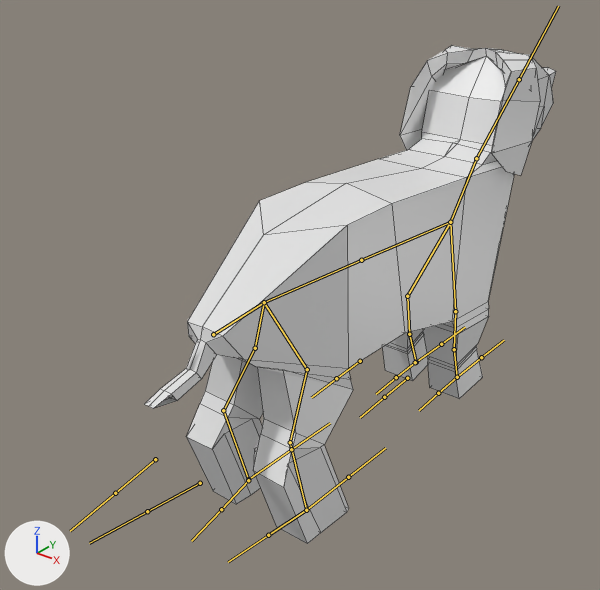
The FBX model DogeGame/Assets/DogePlayer/animateddog.fbx, before and after one commit.
Both versions are drawn from a camera (50 mm lens) standing at (2.37, -5.92, 3.1) and looking at (-0.37, -2.5, 0.98). The axes (+X, +Y, +Z) are drawn at lower left. The lights are the same throughout. The bones that bend it are drawn over the model as lines. Mesh edges are drawn as thin lines.
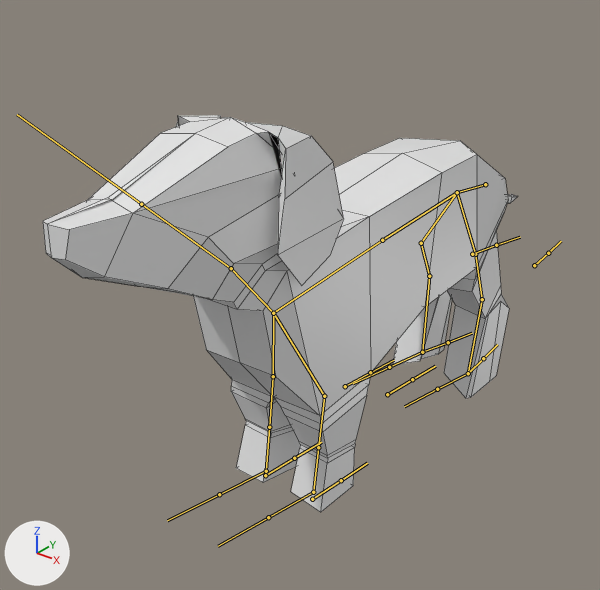
The newer file adds an action. The first version stands in its rest pose; the second is drawn at frame 6 of the action 'Turn'.

The edits, one by one:
Bone 'root' (bone_root) moves from (0.0, 0.0, 0.0) to (0.53, 7.57, -0.06).
Bone 'root' (bone_root) turns from (0, 0, 0) to (-176, 0, -9) degrees about its own x, y and z.
Bone 'spine1' (bone_spine1) turns from (0, 0, 0) to (-2, -1, -2) degrees about its own x, y and z.
Bone 'spine2' (bone_spine2) turns from (0, 0, 0) to (-3, 3, 1) degrees about its own x, y and z.
Bone 'head' (bone_head) turns from (0, 0, 0) to (0, 0, 4) degrees about its own x, y and z.
Bone 'UpperArm.R' (bone_upperarm_r) turns from (0, 0, 0) to (0, 6, 3) degrees about its own x, y and z.
Bone 'LowerArm.R' (bone_lowerarm_r) turns from (0, 0, 0) to (1, 0, -12) degrees about its own x, y and z.
Bone 'LowerArm.R.001' (bone_lowerarm_r_001) turns from (0, 0, 0) to (-2, 3, 18) degrees about its own x, y and z.
Bone 'UpperArm.L' (bone_upperarm_l) turns from (0, 0, 0) to (0, 5, -2) degrees about its own x, y and z.
Bone 'LowerArm.L' (bone_lowerarm_l) turns from (0, 0, 0) to (1, 0, 12) degrees about its own x, y and z.
Bone 'LowerArm.L.001' (bone_lowerarm_l_001) turns from (0, 0, 0) to (1, -8, -19) degrees about its own x, y and z.
Bone 'UpperLeg.R' (bone_upperleg_r) turns from (0, 0, 0) to (-3, -5, 4) degrees about its own x, y and z.
Bone 'LowerLeg.R' (bone_lowerleg_r) turns from (0, 0, 0) to (1, 0, -7) degrees about its own x, y and z.
Bone 'LowerLeg.R.001' (bone_lowerleg_r_001) turns from (0, 0, 0) to (4, 21, 14) degrees about its own x, y and z.
Bone 'LegShoulder.L' (bone_legshoulder_l) turns from (0, 0, 0) to (-1, 3, 10) degrees about its own x, y and z.
Bone 'UpperLeg.L' (bone_upperleg_l) turns from (0, 0, 0) to (-14, 5, -21) degrees about its own x, y and z.
Bone 'LowerLeg.L' (bone_lowerleg_l) turns from (0, 0, 0) to (6, -1, 27) degrees about its own x, y and z.
Bone 'LowerLeg.L.001' (bone_lowerleg_l_001) turns from (0, 0, 0) to (2, -25, -21) degrees about its own x, y and z.
Bone 'IKTarget2.R' (bone_iktarget2_r) moves from (0.0, 0.0, 0.0) to (-0.68, -5.05, -1.81).
Bone 'IKTarget2.R' (bone_iktarget2_r) turns from (0, 0, 0) to (174, 29, -6) degrees about its own x, y and z.
Bone 'IKLegPole.R' (bone_iklegpole_r) moves from (0.0, 0.0, 0.0) to (-0.19, -9.0, -2.39).
Bone 'IKLegPole.R' (bone_iklegpole_r) turns from (0, 0, 0) to (175, 1, 0) degrees about its own x, y and z.
Bone 'IKTarget2.L' (bone_iktarget2_l) moves from (0.0, 0.0, 0.0) to (0.69, -4.96, -1.79).
Bone 'IKTarget2.L' (bone_iktarget2_l) turns from (0, 0, 0) to (-176, -29, 4) degrees about its own x, y and z.
Bone 'IKLegPole.L' (bone_iklegpole_l) moves from (0.0, 0.0, 0.0) to (0.04, -8.93, -2.56).
Bone 'IKLegPole.L' (bone_iklegpole_l) turns from (0, 0, 0) to (-175, -1, 0) degrees about its own x, y and z.

Pixel boxes [x1, y1, x2, y2] of what changed, in the pictures (600 x 590 px):
'Cube', posed (16% wider, 20% shorter)
    before: [145, 45, 556, 544]
    after: [43, 115, 518, 512]
bone 'root', root to tip
    before: (213, 334) to (264, 302)
    after: (485, 184) to (457, 192)
bone 'spine1', root to tip
    before: (264, 302) to (361, 260)
    after: (457, 192) to (382, 240)
bone 'spine2', root to tip
    before: (361, 260) to (450, 222)
    after: (382, 240) to (273, 313)
bone 'head', root to tip
    before: (476, 158) to (519, 79)
    after: (231, 268) to (141, 204)
bone 'UpperArm.R', root to tip
    before: (455, 311) to (454, 349)
    after: (273, 376) to (269, 427)
bone 'LowerArm.R', root to tip
    before: (454, 349) to (457, 377)
    after: (269, 427) to (266, 471)
bone 'LowerArm.R.001', root to tip
    before: (457, 377) to (481, 357)
    after: (266, 471) to (219, 494)
bone 'UpperArm.L', root to tip
    before: (407, 296) to (409, 334)
    after: (324, 396) to (318, 447)
bone 'LowerArm.L', root to tip
    before: (409, 334) to (416, 362)
    after: (318, 447) to (313, 492)
bone 'LowerArm.L.001', root to tip
    before: (416, 362) to (441, 344)
    after: (313, 492) to (268, 517)
bone 'UpperLeg.R', root to tip
    before: (307, 369) to (290, 442)
    after: (421, 243) to (429, 276)
bone 'LowerLeg.R', root to tip
    before: (290, 442) to (306, 510)
    after: (429, 276) to (422, 352)
bone 'LowerLeg.R.001', root to tip
    before: (306, 510) to (348, 477)
    after: (422, 352) to (389, 367)
bone 'LegShoulder.L', root to tip
    before: (264, 302) to (255, 348)
    after: (457, 192) to (475, 254)
bone 'UpperLeg.L', root to tip
    before: (255, 348) to (223, 410)
    after: (475, 254) to (482, 299)
bone 'LowerLeg.L', root to tip
    before: (223, 410) to (248, 479)
    after: (482, 299) to (468, 373)
bone 'LowerLeg.L.001', root to tip
    before: (248, 479) to (291, 449)
    after: (468, 373) to (437, 389)
bone 'IKTarget2.R', root to tip
    before: (306, 510) to (268, 535)
    after: (422, 352) to (448, 342)
bone 'IKLegPole.R', root to tip
    before: (200, 483) to (147, 511)
    after: (472, 254) to (496, 245)
bone 'IKTarget2.L', root to tip
    before: (248, 480) to (221, 509)
    after: (468, 373) to (483, 358)
bone 'IKLegPole.L', root to tip
    before: (155, 459) to (115, 493)
    after: (534, 265) to (548, 253)
